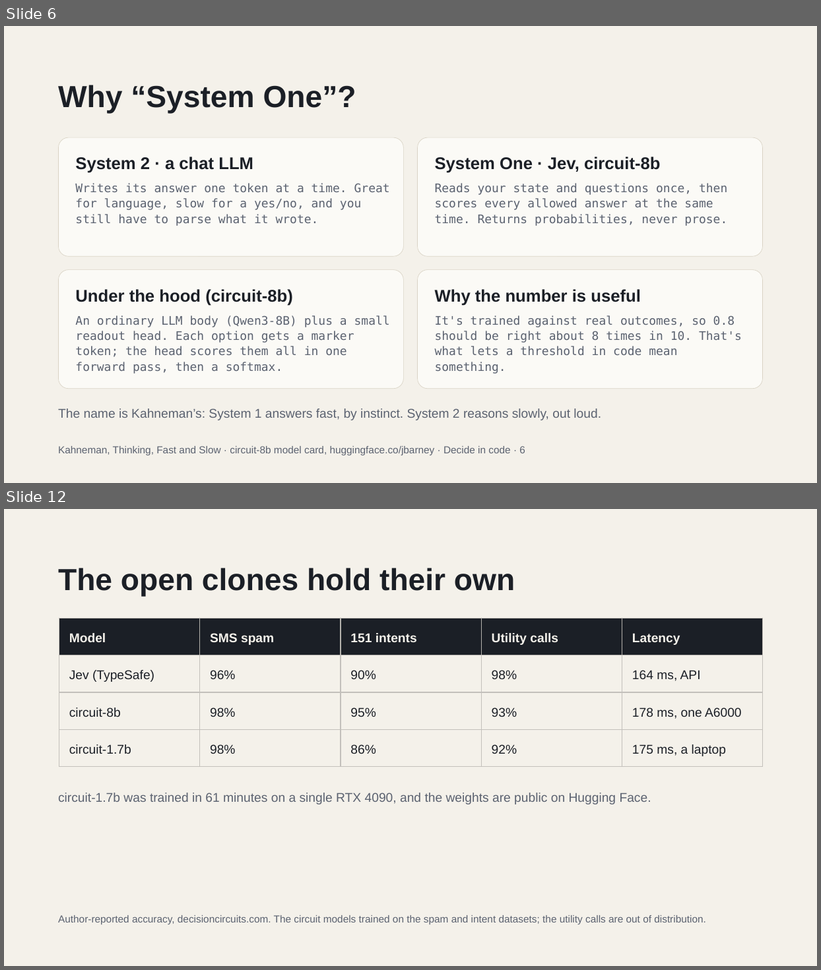
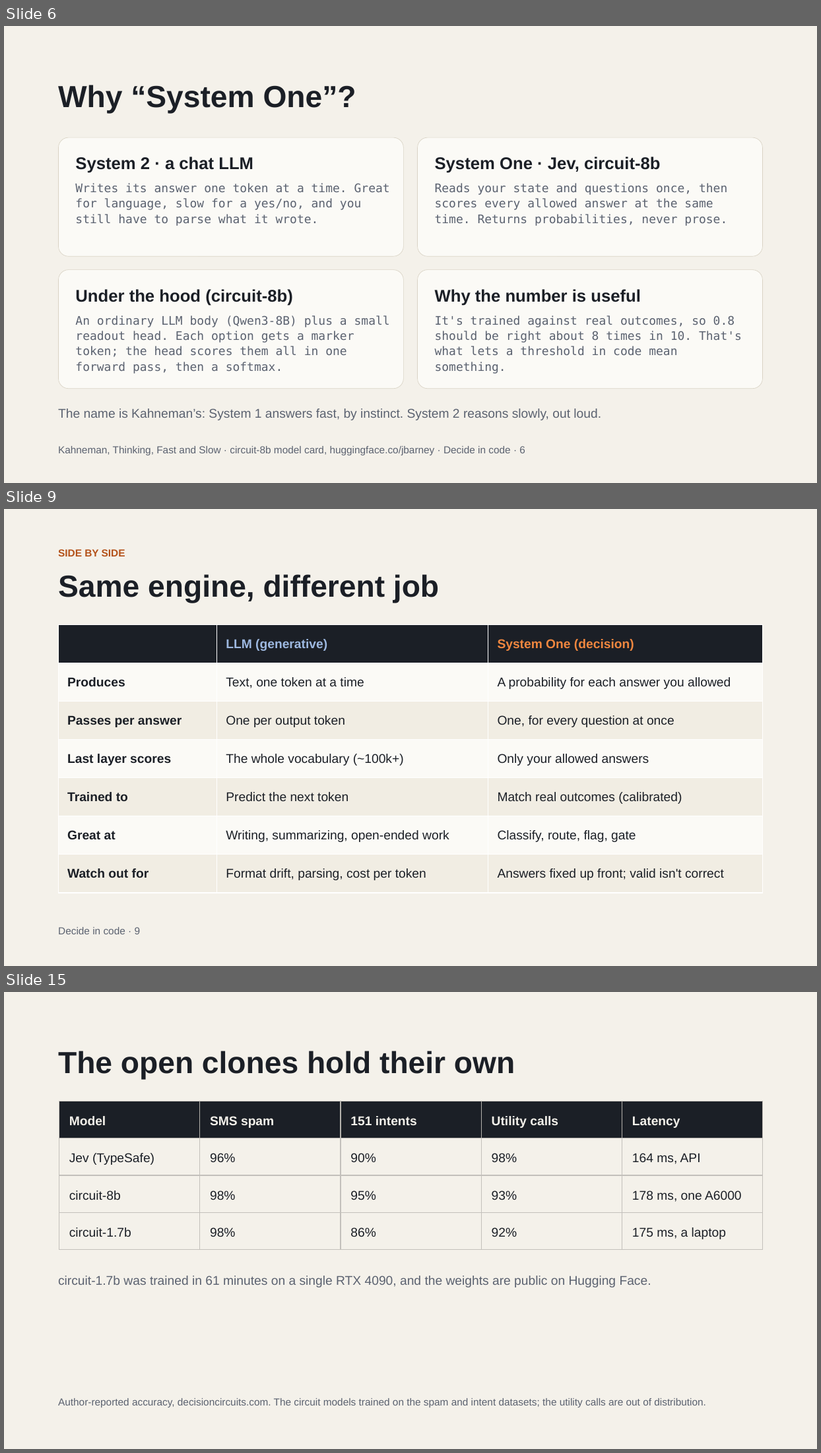
Before and after one commit to lukelittle/rawsug-pii-demo, a slide deck: talk/Decide_in_Code_System_One_Models_on_AWS.pptx. Shown one above the other, each under a label of ours: slides 6 and 12 before the commit, slides 6, 9 and 15 after it; the slides between them are not shown. The pictures are 821x970 and 821x1453 pixels, drawn with LibreOffice and Linux fonts; fonts in the diff are those of the drawing. Boxes give left, top, right and bottom in pixels: in the first picture for what was removed or moved away, otherwise in the second. Text is boxed around its words. In the diff, an @@ line names an element or a change of style, - is before the commit and + after.

```diff
--- a/talk/Decide_in_Code_System_One_Models_on_AWS.pptx
+++ b/talk/Decide_in_Code_System_One_Models_on_AWS.pptx
@@ slide 9 added at (4, 509, 817, 966), background #F4F1EA @@
@@ text added at (58, 549, 125, 557), 12 pt, text #B4521A, bold @@
+SIDE BY SIDE
@@ text added at (58, 574, 439, 603), 36 pt, text #1B1F26, bold @@
+Same engine, different job
@@ table added at (58, 625, 763, 893), 7 rows, 3 columns @@
+ | LLM (generative) | System One (decision)
+Produces | Text, one token at a time | A probability for each answer you allowed
+Passes per answer | One per output token | One, for every question at once
+Last layer scores | The whole vocabulary (~100k+) | Only your allowed answers
+Trained to | Predict the next token | Match real outcomes (calibrated)
+Great at | Writing, summarizing, open-ended work | Classify, route, flag, gate
+Watch out for | Format drift, parsing, cost per token | Answers fixed up front; valid isn't correct
@@ text added at (58, 927, 141, 935), 12 pt, text #5B6270 @@
+Decide in code · 9
@@ what was slide 12 is now slide 15 @@
```
Also in this commit, not shown: 12 slides changed, 2 other slides added, 1 other file.
